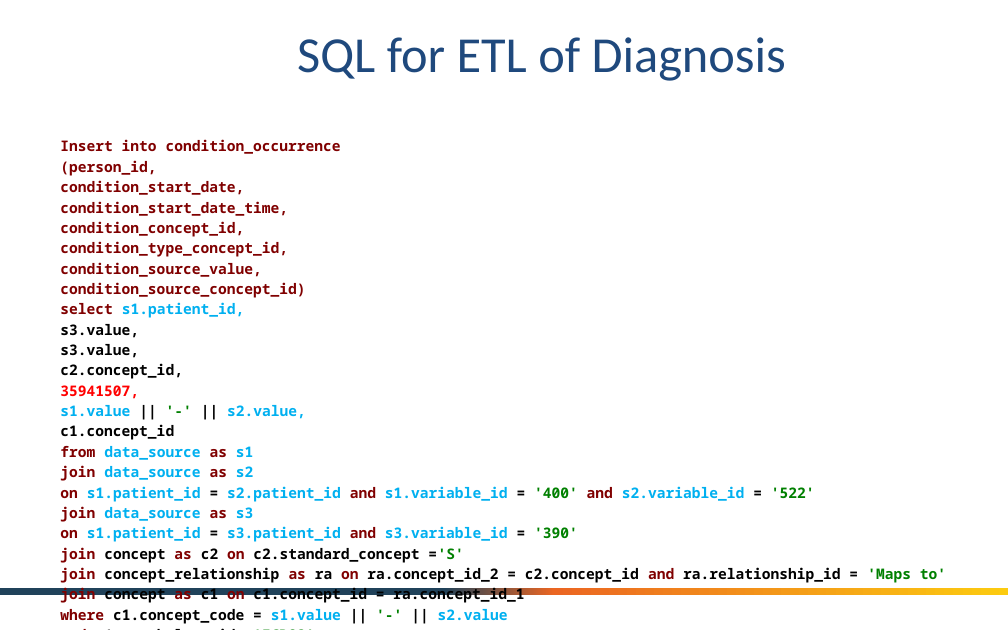
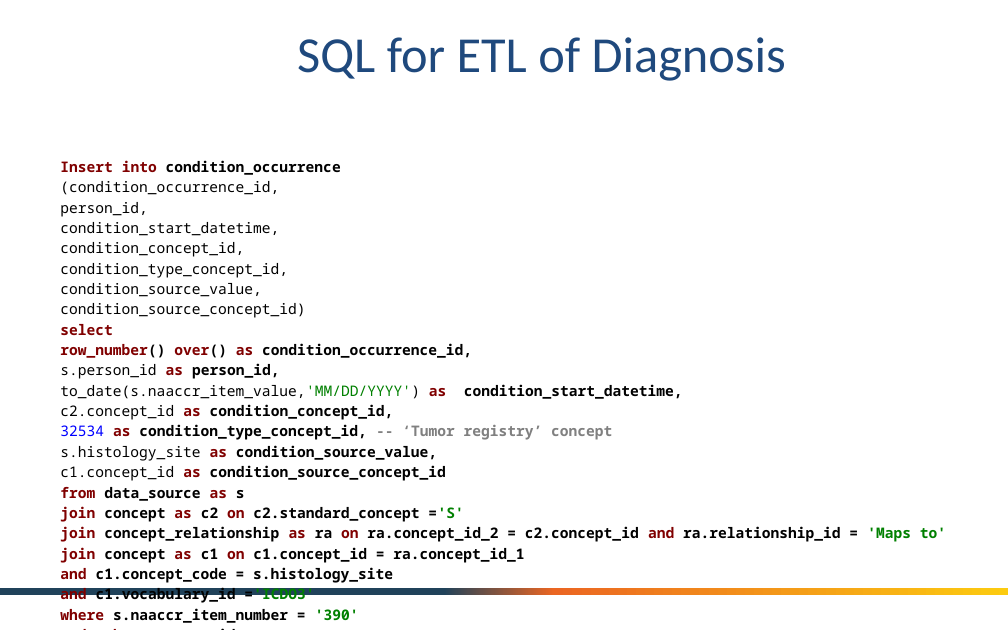
Before and after one commit to OHDSI/OncologyWG, a slide deck: slide 8 of documentation/OHDSI Oncology Module - Crosswal from Cancer Registry.pptx. Drawn at 1008x630 pixels with LibreOffice and Linux fonts; fonts in the diff are those of the drawing; background and template pictures are left out. Boxes give left, top, right and bottom in pixels: in the first picture for what was removed or moved away, otherwise in the second. Text is boxed around its words. In the diff, an @@ line names an element or a change of style, - is before the commit and + after.

```diff
--- a/documentation/OHDSI Oncology Module - Crosswal from Cancer Registry.pptx
+++ b/documentation/OHDSI Oncology Module - Crosswal from Cancer Registry.pptx
@@ text at bbox=[60, 160, 341, 318]: text colour #800000 to #000000 in "condition_occurrence", "condition_concept_id,", "condition_type_concept_id,", "condition_source_value," and 1 more places; bold off in "condition_concept_id,", "condition_type_concept_id,", "condition_source_value,", "condition_source_concept_id)" @@
@@ text at bbox=[60, 181, 279, 236]: text changed; text colour #800000 to #000000; bold off @@
-(person_id,
-condition_start_date,
-condition_start_date_time,
+(condition_occurrence_id,
+person_id,
+condition_start_datetime,
@@ text at bbox=[60, 324, 683, 501]: text changed; text colour #00B0F0 to #000000 @@
-select s1.patient_id,
-s3.value,
-s3.value,
-c2.concept_id,
-35941507,
-s1.value || '-' || s2.value,
-c1.concept_id
-from data_source as s1
-join data_source as s2
-on s1.patient_id = s2.patient_id and s1.variable_id = '400' and s2.variable_id = '522'
-join data_source as s3
-on s1.patient_id = s3.patient_id and s3.variable_id = '390'
+select
+row_number() over() as condition_occurrence_id,
+s.person_id as person_id,
+to_date(s.naaccr_item_value,'MM/DD/YYYY') as condition_start_datetime,
+c2.concept_id as condition_concept_id,
+32534 as condition_type_concept_id, -- ‘Tumor registry’ concept
+s.histology_site as condition_source_value,
+c1.concept_id as condition_source_concept_id
+from data_source as s
@@ text at bbox=[60, 567, 393, 583]: text changed @@
-where c1.concept_code = s1.value || '-' || s2.value
+and c1.concept_code = s.histology_site
@@ text at bbox=[60, 608, 359, 623]: paragraphs added @@
+where s.naaccr_item_number = '390'
+order by s.person_id
```
Also in this commit, not shown: 9 other slides changed, 8 slides added.
